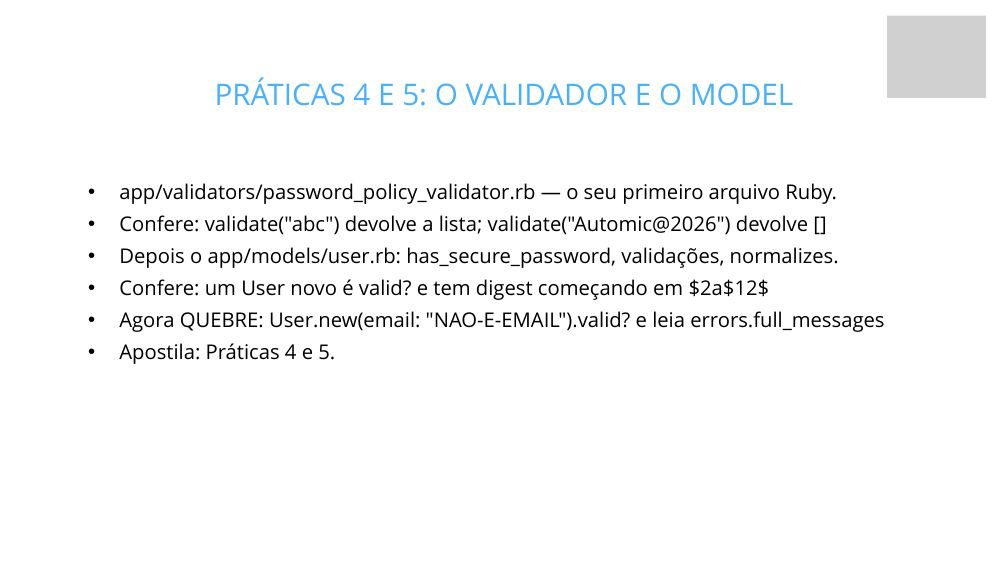
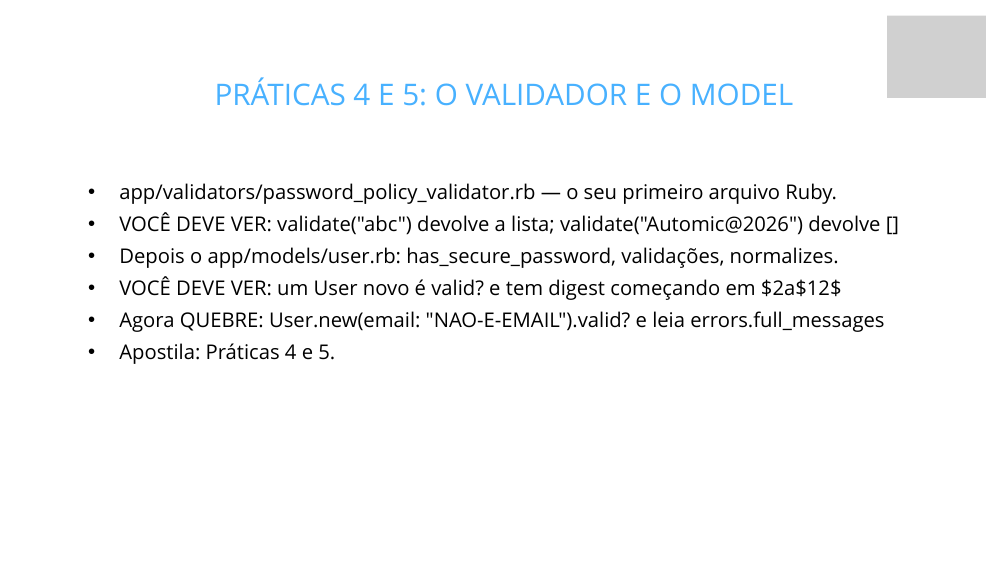
Before and after one commit to fabriciosiqueira08/capacitacao-gabarito, a slide deck: slide 33 of slides/build/aula-02-banco-de-dados-e-activerecord.pptx. Drawn at 1008x567 pixels with LibreOffice and Linux fonts; fonts in the diff are those of the drawing; grey boxes stand for pictures; background and template pictures are left out. Boxes give left, top, right and bottom in pixels: in the first picture for what was removed or moved away, otherwise in the second. Text is boxed around its words. In the diff, an @@ line names an element or a change of style, - is before the commit and + after.

```diff
--- a/slides/build/aula-02-banco-de-dados-e-activerecord.pptx
+++ b/slides/build/aula-02-banco-de-dados-e-activerecord.pptx
@@ text at [119, 212, 880, 235]: text changed @@
-  • Confere: validate("abc") devolve a lista; validate("Automic@2026") devolve []
+  • VOCÊ DEVE VER: validate("abc") devolve a lista; validate("Automic@2026") devolve []
@@ text at [119, 276, 842, 300]: text changed @@
-  • Confere: um User novo é valid? e tem digest começando em $2a$12$
+  • VOCÊ DEVE VER: um User novo é valid? e tem digest começando em $2a$12$
```
Also in this commit, not shown: 2 other slides changed, 37 other files.
